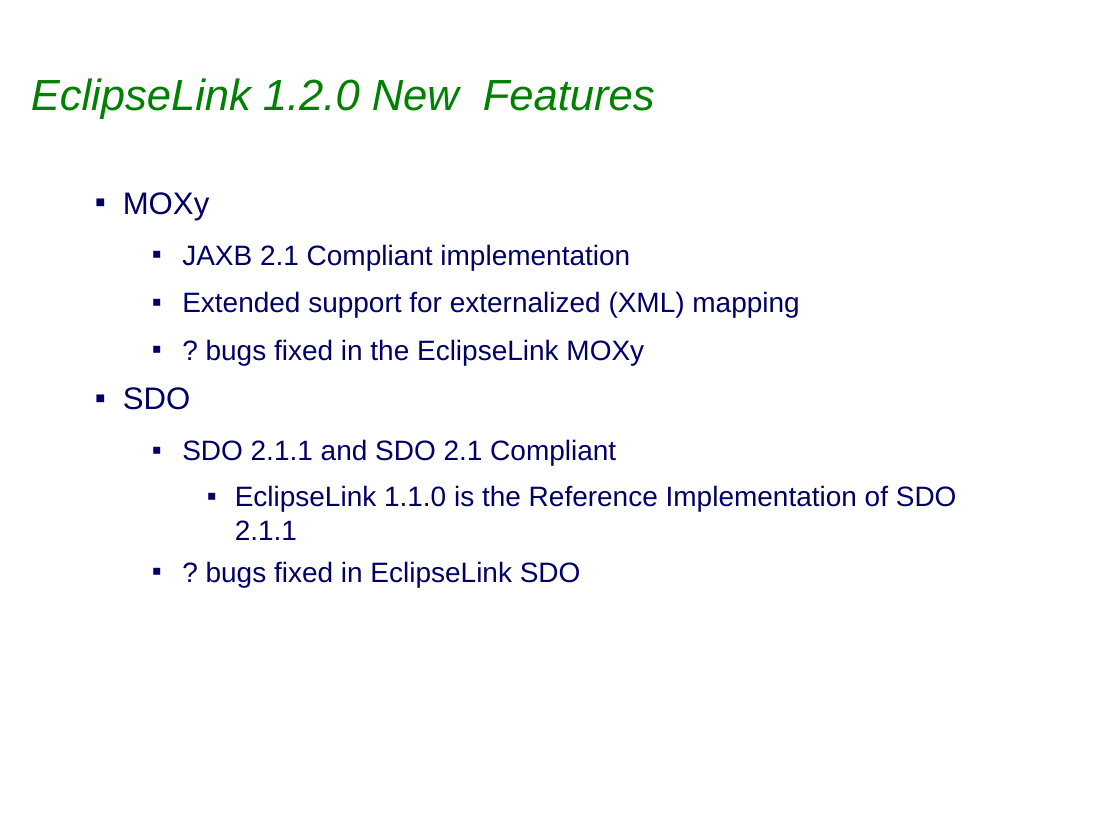
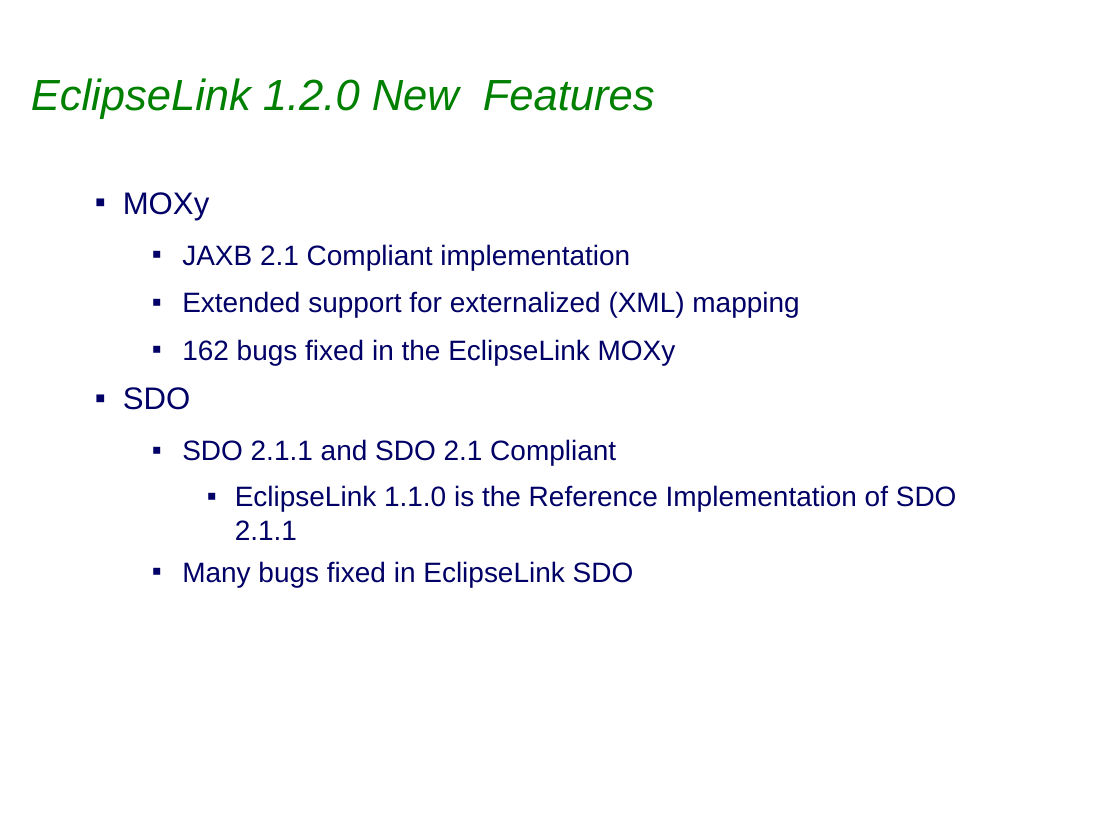
Before and after one commit to bfg-repo-cleaner-demos/eclipselink.runtime-bfg-strip-big-blobs, a slide deck: slide 5 of project-admin/Eclipselink_1.2.0_Release_Review.ppt (slide 6 before the commit). Drawn at 1120x840 pixels with LibreOffice and Linux fonts; fonts in the diff are those of the drawing; background and template pictures are left out. Boxes give left, top, right and bottom in pixels: in the first picture for what was removed or moved away, otherwise in the second. Text is boxed around its words. In the diff, an @@ line names an element or a change of style, - is before the commit and + after.

```diff
--- a/project-admin/Eclipselink_1.2.0_Release_Review.ppt
+++ b/project-admin/Eclipselink_1.2.0_Release_Review.ppt
@@ text at (x1=182, y1=339, x2=676, y2=365): text changed @@
-  ▪ ? bugs fixed in the EclipseLink MOXy
+  ▪ 162 bugs fixed in the EclipseLink MOXy
@@ text at (x1=182, y1=561, x2=634, y2=587): text changed @@
-  ▪ ? bugs fixed in EclipseLink SDO
+  ▪ Many bugs fixed in EclipseLink SDO
```
Also in this commit, not shown: 9 other slides changed, 1 slide removed, 1 other file.
